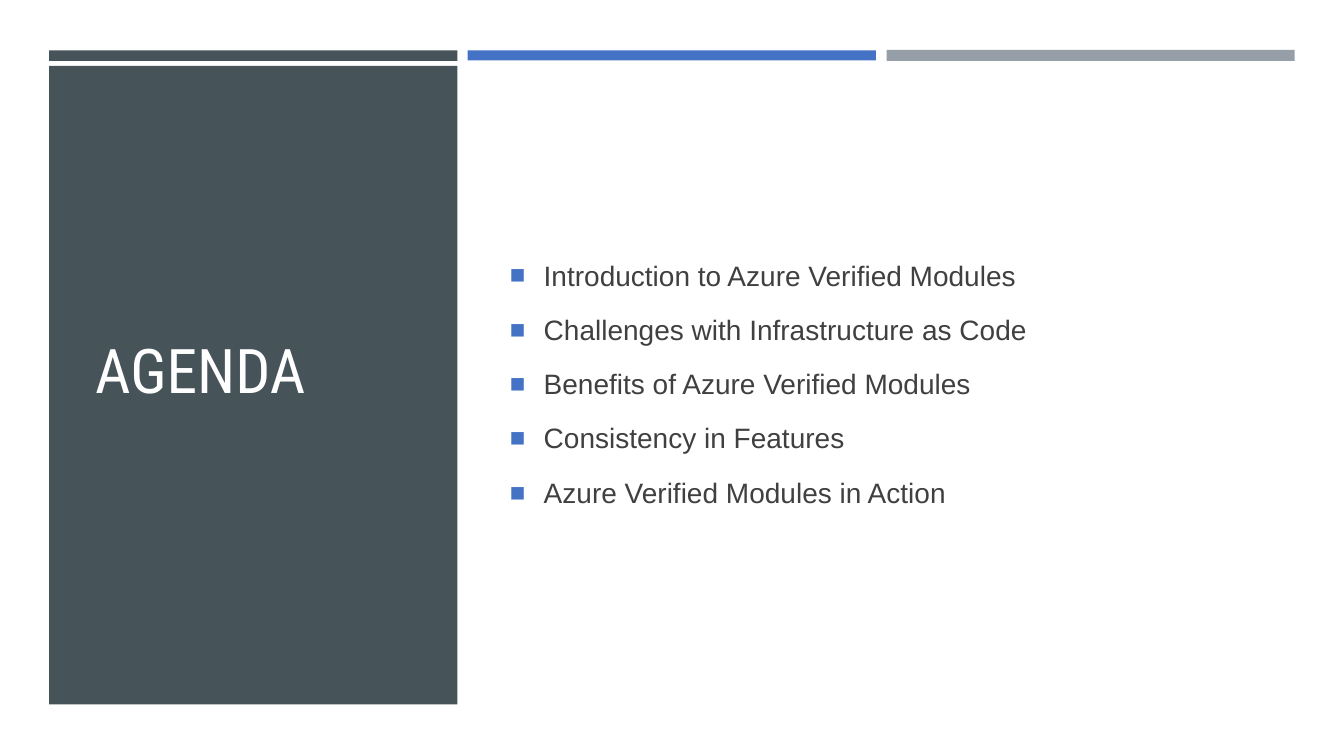
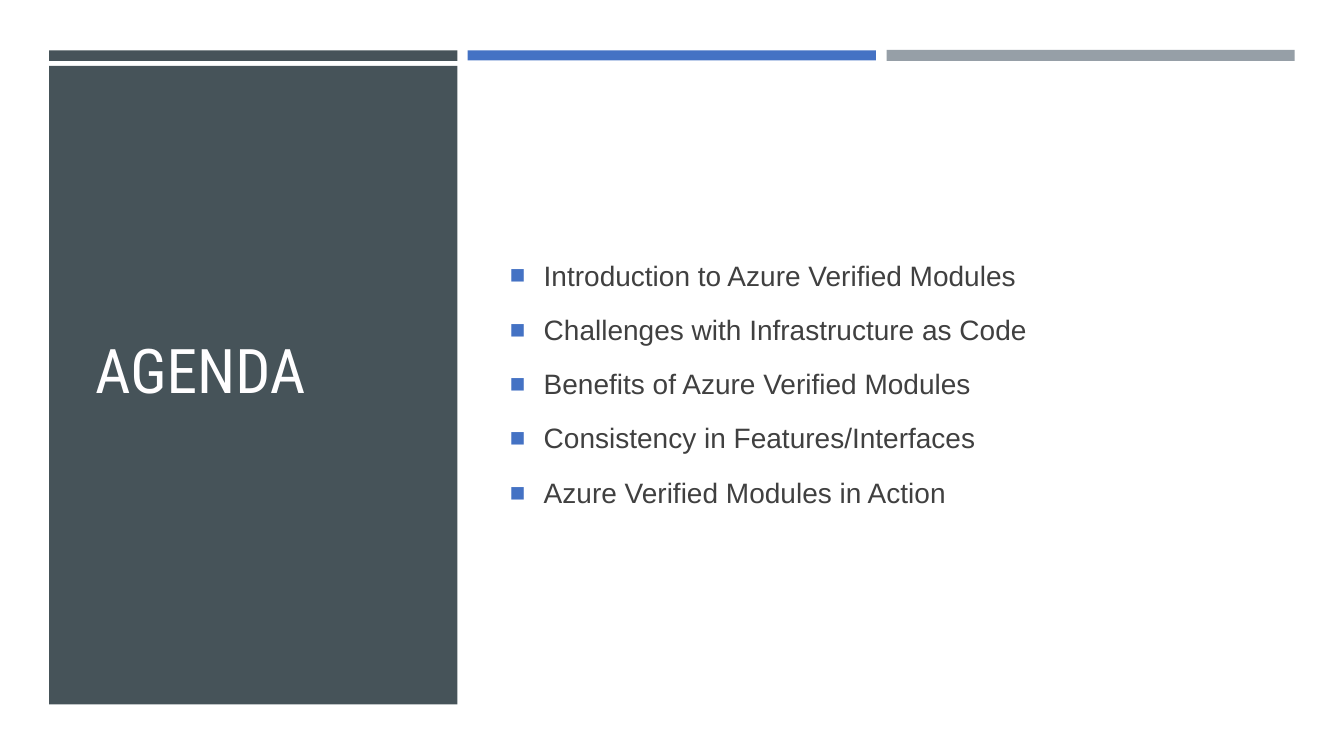
Before and after one commit to Pwd9000-ML/Azure-Verified-Modules, a slide deck: slide 2 of assets/Azure_Verified_Modules_2024.pptx. Drawn at 1344x756 pixels with LibreOffice and Linux fonts; fonts in the diff are those of the drawing. Boxes give left, top, right and bottom in pixels: in the first picture for what was removed or moved away, otherwise in the second. Text is boxed around its words. In the diff, an @@ line names an element or a change of style, - is before the commit and + after.

```diff
--- a/assets/Azure_Verified_Modules_2024.pptx
+++ b/assets/Azure_Verified_Modules_2024.pptx
@@ text at [544,427,975,454]: text changed @@
-■ Consistency in Features
+■ Consistency in Features/Interfaces
```
Also in this commit, not shown: 3 other slides changed.
